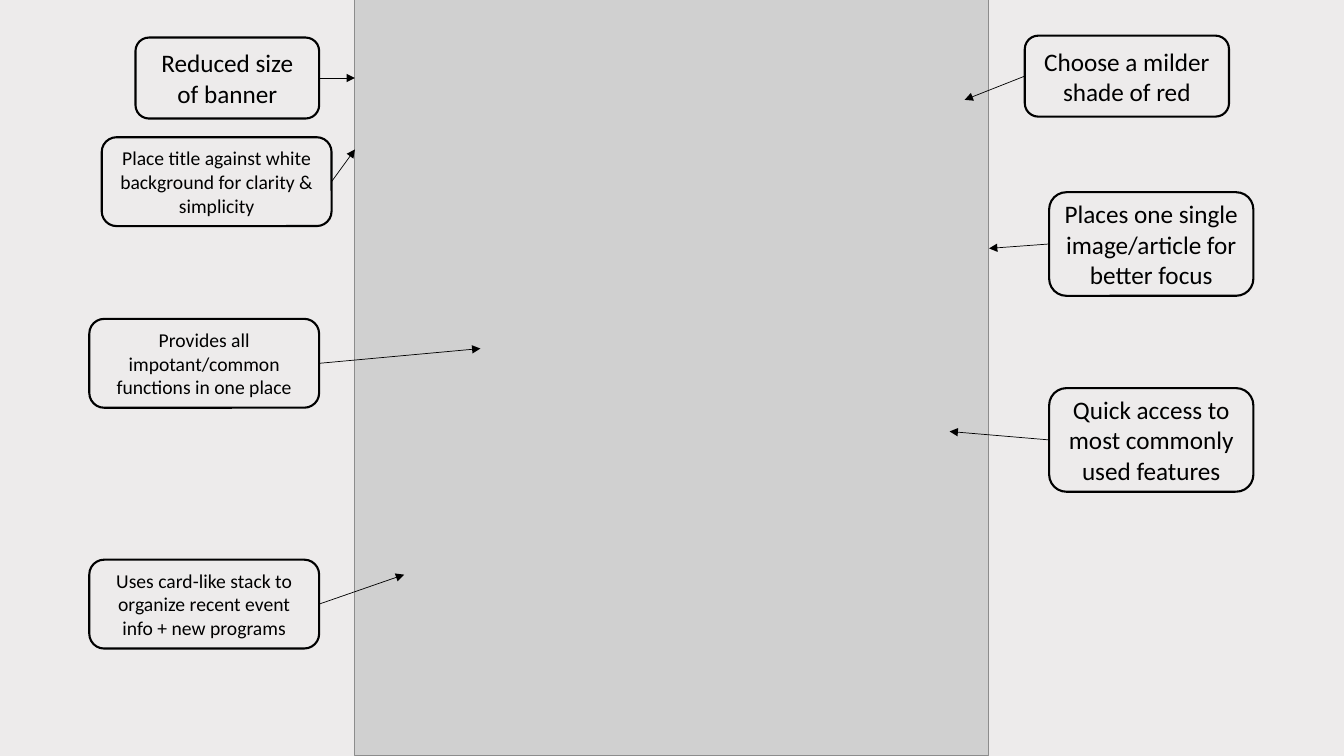
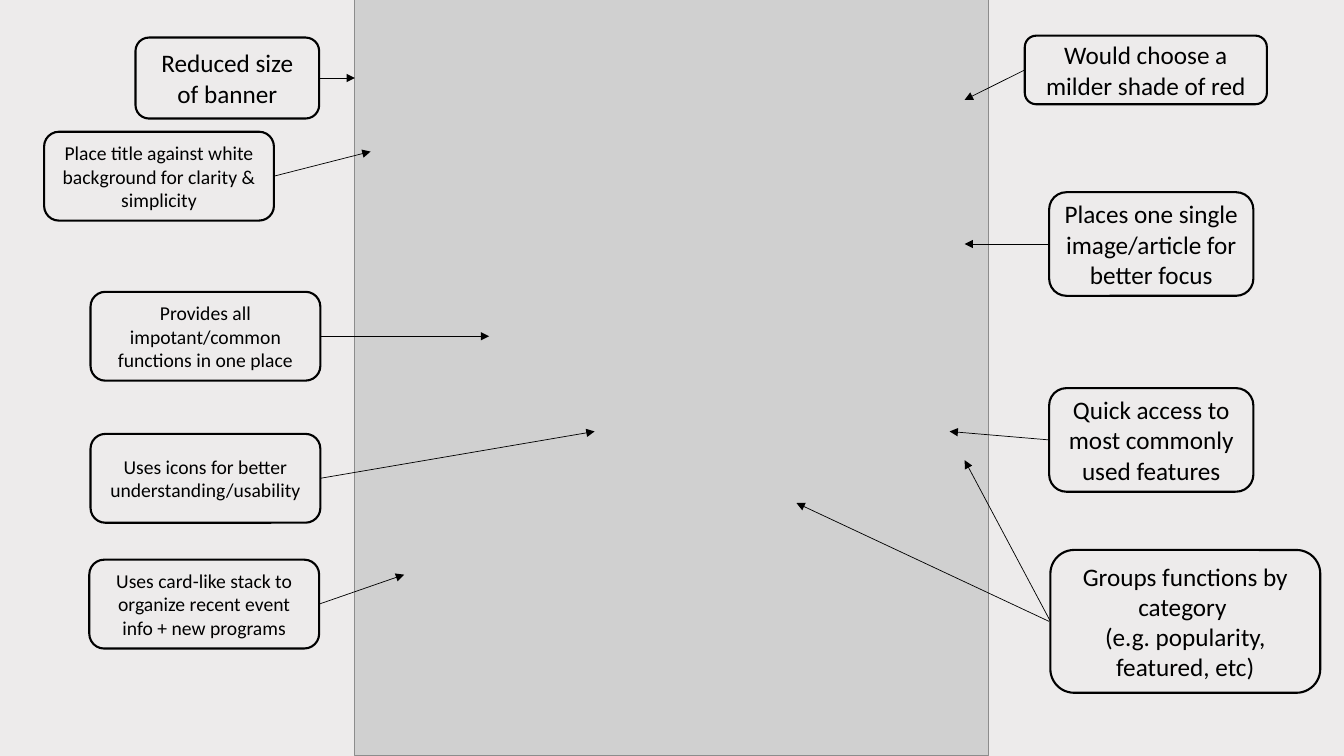
Before and after one commit to bfishy/redesign, a slide deck: slide 1 of styles.pptx. Drawn at 1344x756 pixels with LibreOffice and Linux fonts; fonts in the diff are those of the drawing; grey boxes stand for pictures. Boxes give left, top, right and bottom in pixels: in the first picture for what was removed or moved away, otherwise in the second. Text is boxed around its words. In the diff, an @@ line names an element or a change of style, - is before the commit and + after.

```diff
--- a/styles.pptx
+++ b/styles.pptx
@@ rounded rectangle "Would choose a milder shade ...": place and size @@
-rounded rectangle "Would choose a milder shade ..." at bbox=[1025, 35, 1230, 116]
+rounded rectangle "Would choose a milder shade ..." at bbox=[1025, 35, 1267, 104]
@@ text in rounded rectangle at bbox=[1046, 46, 1245, 95]: text changed @@
-Choose a milder shade of red
+Would choose a milder shade of red
@@ arrow moved from (1025, 77) - (965, 100) to (1025, 70) - (965, 100) @@
@@ rounded rectangle "Place title against white background ...": place and size @@
-rounded rectangle "Place title against white background ..." at bbox=[102, 137, 332, 226]
+rounded rectangle "Place title against white background ..." at bbox=[44, 132, 274, 221]
@@ arrow moved from (332, 181) - (355, 149) to (274, 176) - (371, 151) @@
@@ arrow moved from (1050, 244) - (989, 248) to (1050, 244) - (965, 244) @@
@@ rounded rectangle "Provides all impotant/common functions in ...": place and size @@
-rounded rectangle "Provides all impotant/common functions in ..." at bbox=[90, 319, 320, 407]
+rounded rectangle "Provides all impotant/common functions in ..." at bbox=[91, 291, 321, 380]
@@ arrow moved from (320, 363) - (481, 349) to (321, 337) - (489, 337) @@
@@ rounded rectangle added at bbox=[91, 434, 321, 522], fill #EDEBEB, outline #000000 1.5 pt, 14 pt, text #000000 @@
+Uses icons for better understanding/usability
@@ arrow added from (321, 478) to (595, 432), #000000 0.5 pt @@
@@ arrow added from (1051, 621) to (965, 461), #000000 0.5 pt @@
@@ arrow added from (1050, 621) to (797, 503), #000000 0.5 pt @@
@@ rounded rectangle added at bbox=[1051, 551, 1321, 694], fill #EDEBEB, outline #000000 1.5 pt, 18 pt, text #000000 @@
+Groups functions by category
+(e.g. popularity, featured, etc)
```
Also in this commit, not shown: 4 other slides changed, 6 other files.
